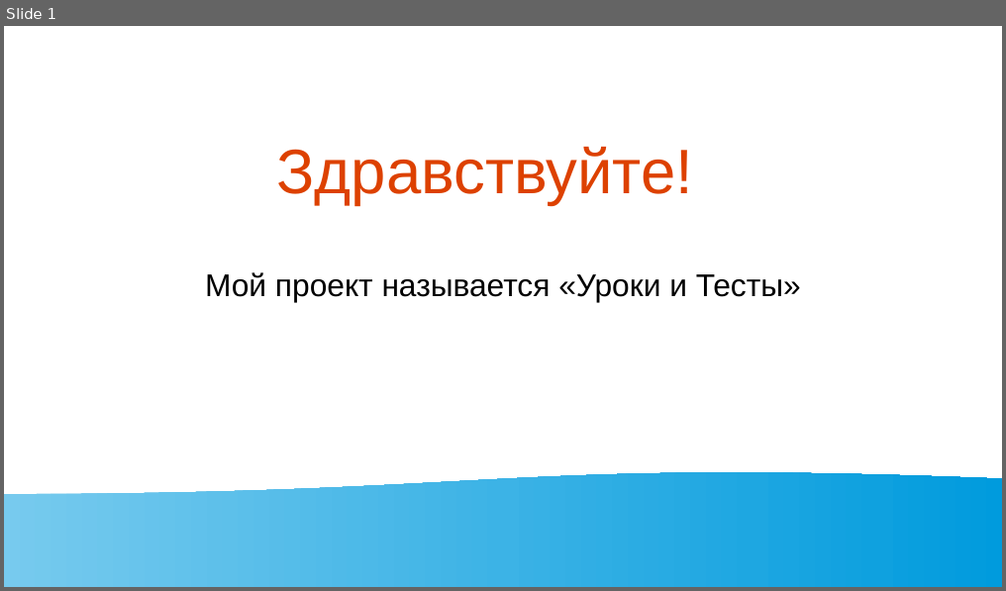
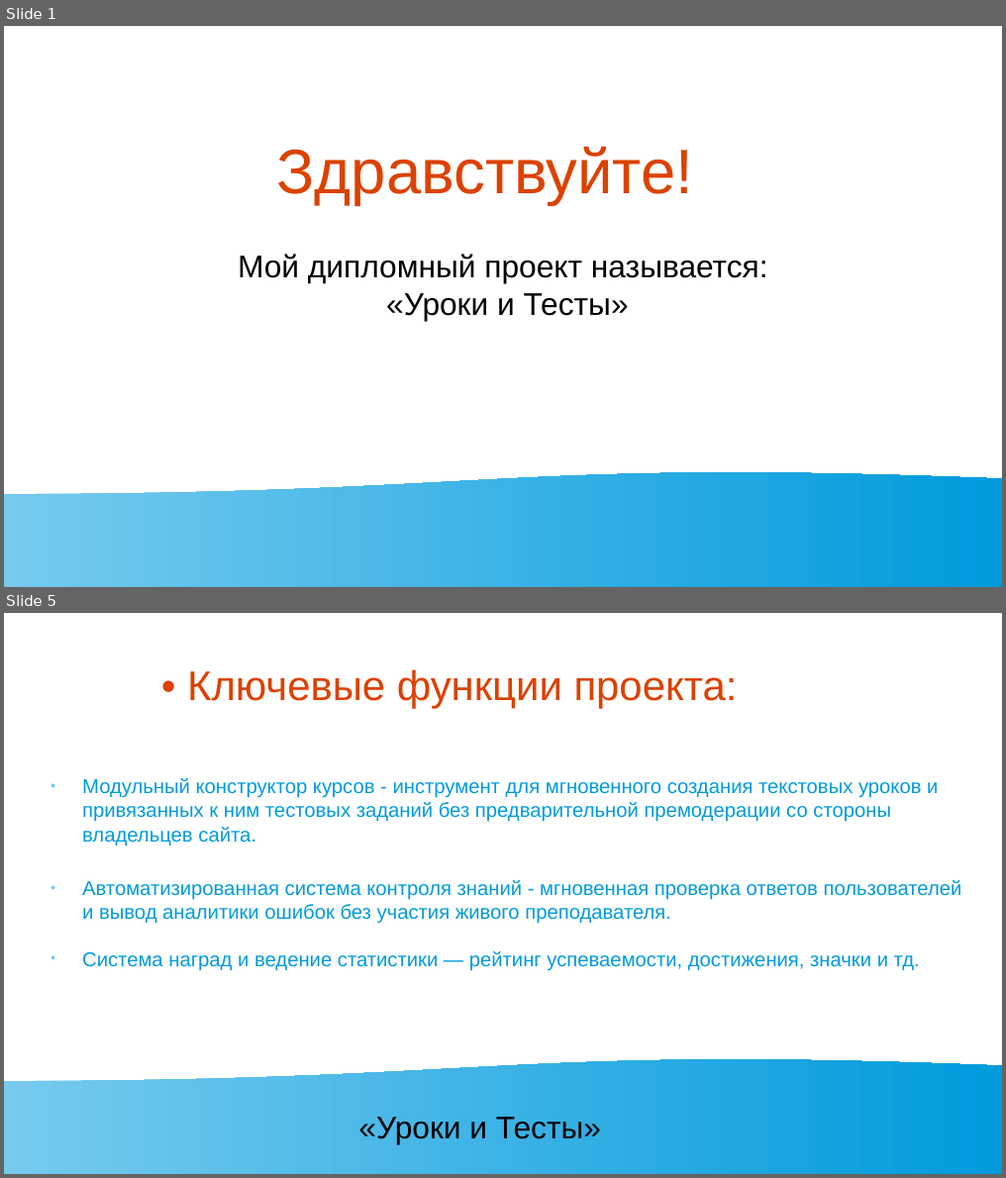
Before and after one commit to Konfermat/diploma-project, a slide deck: презентация/Презентация.odp. Shown one above the other, each under a label of ours: slide 1 before the commit, slides 1 and 5 after it; the slides between them are not shown. The pictures are 1006x591 and 1006x1178 pixels, drawn with LibreOffice and Linux fonts; fonts in the diff are those of the drawing. Boxes give left, top, right and bottom in pixels: in the first picture for what was removed or moved away, otherwise in the second. Text is boxed around its words. In the diff, an @@ line names an element or a change of style, - is before the commit and + after.

```diff
--- a/презентация/Презентация.odp
+++ b/презентация/Презентация.odp
@@ slide 5 added at box(4, 613, 1002, 1174), background #FFFFFF; not listed: 1 template element that a slide beside it also shows @@
@@ title added at box(187, 669, 738, 709), 33 pt, text #DD4100 @@
+• Ключевые функции проекта:
@@ text added at box(82, 778, 938, 846), 16 pt, text #009BDD @@
+● Модульный конструктор курсов - инструмент для мгновенного создания текстовых уроков и привязанных к ним тестовых заданий без предварительной премодерации со стороны владельцев сайта.
@@ text added at box(82, 880, 962, 924), 16 pt, text #009BDD @@
+● Автоматизированная система контроля знаний - мгновенная проверка ответов пользователей и вывод аналитики ошибок без участия живого преподавателя.
@@ text added at box(82, 952, 920, 971), 16 pt, text #009BDD @@
+● Система наград и ведение статистики — рейтинг успеваемости, достижения, значки и тд.
@@ text added at box(358, 1117, 601, 1145), 25 pt, text #000000 @@
+«Уроки и Тесты»
@@ slide 1 changed as well @@
@@ subtitle at box(238, 254, 768, 321): text changed @@
-Мой проект называется «Уроки и Тесты»
+Мой дипломный проект называется:
+«Уроки и Тесты»
```
Also in this commit, not shown: 2 other slides changed, 9 other slides added, 1 slide removed, 6 other files.
